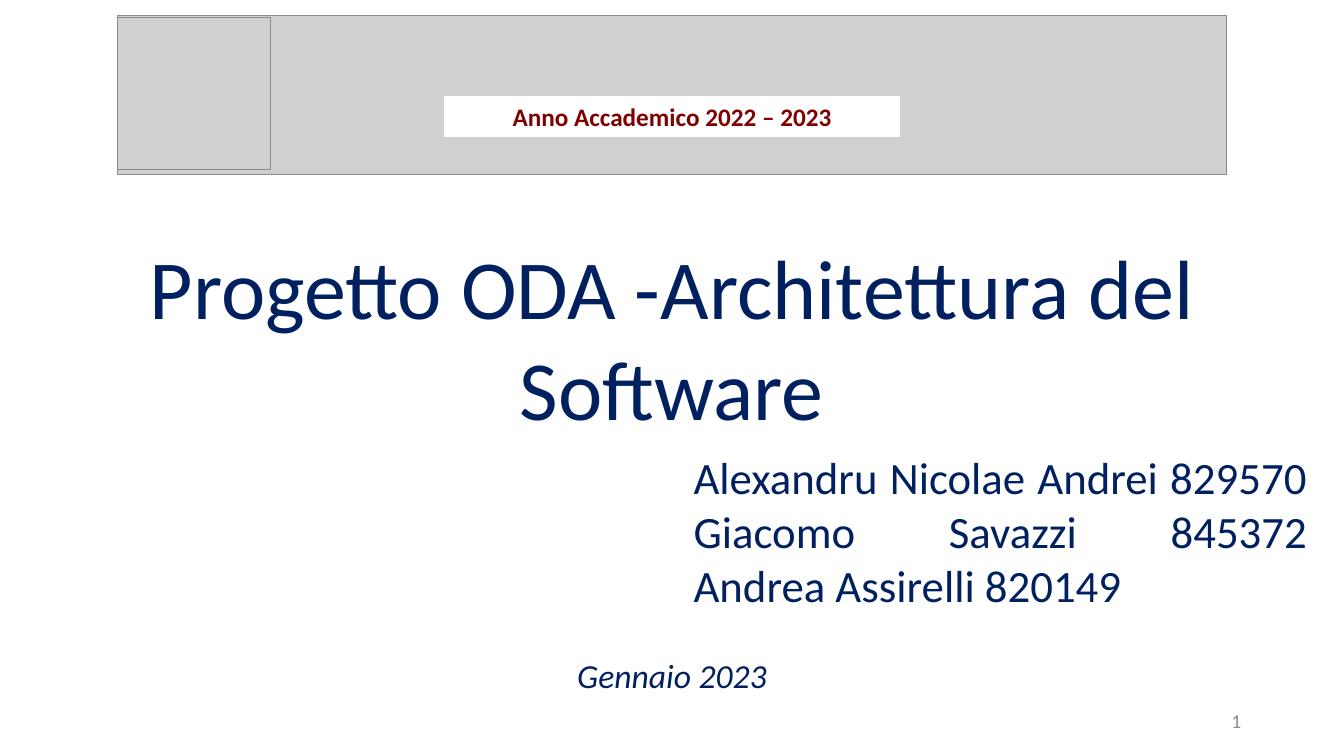
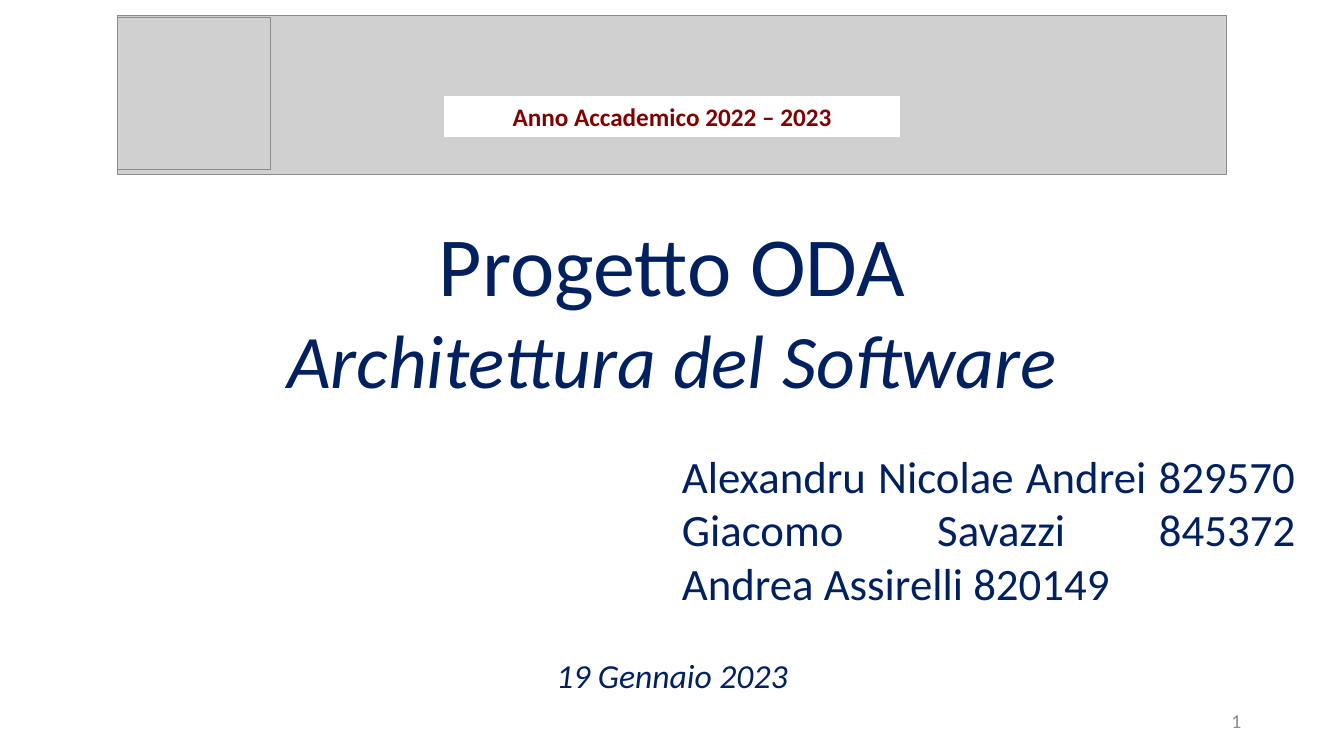
Before and after one commit to Wonderjack996/unimib-software-architecture, a slide deck: slide 1 of Progetto/Presentazione.pptx. Drawn at 1344x756 pixels with LibreOffice and Linux fonts; fonts in the diff are those of the drawing; grey boxes stand for pictures. Boxes give left, top, right and bottom in pixels: in the first picture for what was removed or moved away, otherwise in the second. Text is boxed around its words. In the diff, an @@ line names an element or a change of style, - is before the commit and + after.

```diff
--- a/Progetto/Presentazione.pptx
+++ b/Progetto/Presentazione.pptx
@@ text "Progetto ODA" at box(287, 241, 1056, 389): vertical alignment top to middle @@
@@ text at box(287, 241, 1056, 389): text changed; size 60 to 54 pt; italic on @@
-Progetto ODA -Architettura del Software
+Progetto ODA
+Architettura del Software
@@ text "Alexandru Nicolae Andrei 829570 Giacomo ...": place and size @@
-text "Alexandru Nicolae Andrei 829570 Giacomo ..." at box(694, 463, 1307, 603)
+text "Alexandru Nicolae Andrei 829570 Giacomo ..." at box(682, 462, 1295, 601)
@@ text at box(556, 665, 787, 689): text changed @@
-Gennaio 2023
+19 Gennaio 2023
```
Also in this commit, not shown: 5 other slides changed, 4 slides added, 1 slide removed, 17 other files.
